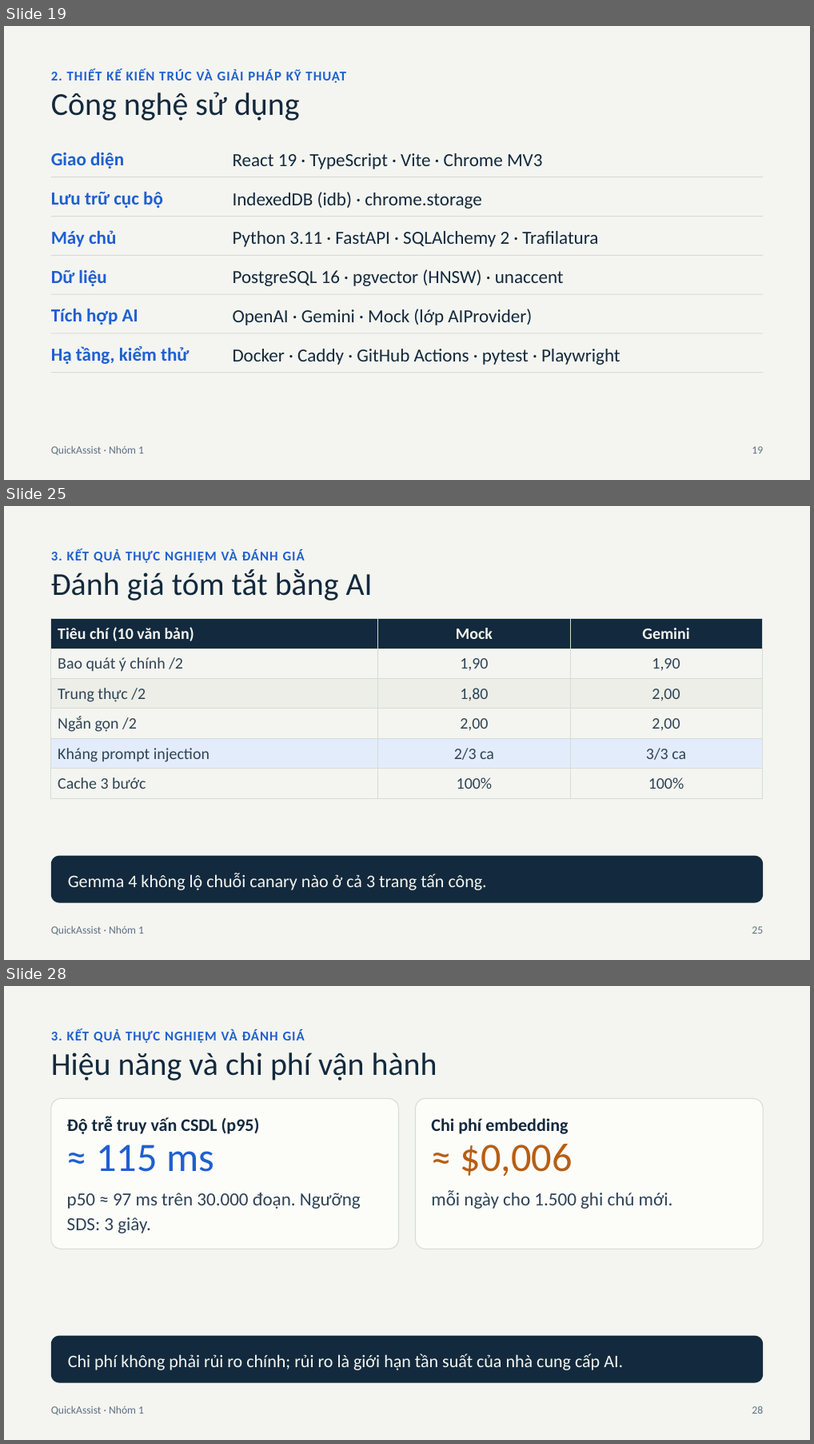
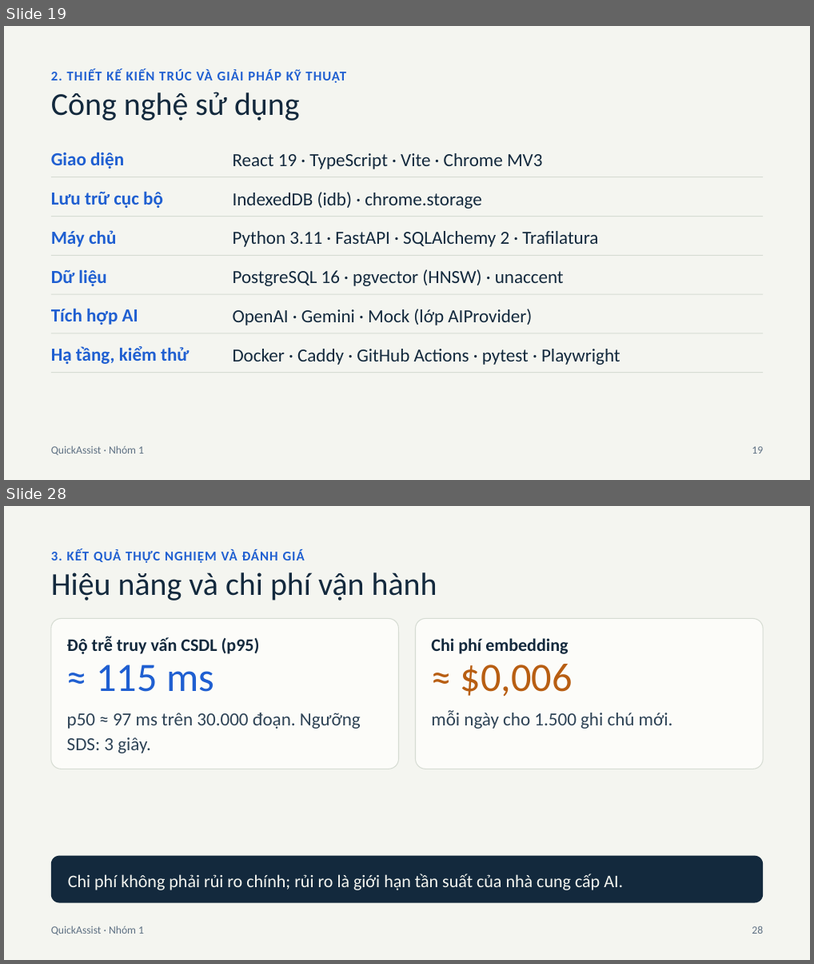
Before and after one commit to watashiwalds/quick-assist-ext, a slide deck: docs/specs/Presentation_Nhom01.pptx. Shown one above the other, each under a label of ours: slides 19, 25 and 28 before the commit, slides 19 and 28 after it; the slides between them are not shown. The pictures are 814x1444 and 814x964 pixels, drawn with LibreOffice and Linux fonts; fonts in the diff are those of the drawing. Boxes give left, top, right and bottom in pixels: in the first picture for what was removed or moved away, otherwise in the second. Text is boxed around its words. In the diff, an @@ line names an element or a change of style, - is before the commit and + after.

```diff
--- a/docs/specs/Presentation_Nhom01.pptx
+++ b/docs/specs/Presentation_Nhom01.pptx
@@ slide 25 removed at bbox=[4, 506, 810, 960], background #F4F5F0 @@
@@ text removed at bbox=[51, 550, 305, 563] @@
-3. KẾT QUẢ THỰC NGHIỆM VÀ ĐÁNH GIÁ
@@ text removed at bbox=[51, 569, 373, 600] @@
-Đánh giá tóm tắt bằng AI
@@ table removed at bbox=[51, 619, 763, 798], 6 rows, 3 columns @@
-Tiêu chí (10 văn bản) | Mock | Gemini
-Bao quát ý chính /2 | 1,90 | 1,90
-Trung thực /2 | 1,80 | 2,00
-Ngắn gọn /2 | 2,00 | 2,00
-Kháng prompt injection | 2/3 ca | 3/3 ca
-Cache 3 bước | 100% | 100%
@@ rounded rectangle removed at bbox=[51, 856, 764, 903] @@
@@ text removed at bbox=[68, 872, 487, 890] @@
-Gemma 4 không lộ chuỗi canary nào ở cả 3 trang tấn công.
@@ text removed at bbox=[51, 925, 144, 935] @@
-QuickAssist · Nhóm 1
@@ text removed at bbox=[752, 926, 763, 933] @@
-25
```
Also in this commit, not shown: 5 slides changed, 6 slides added, 5 other slides removed, 4 other files.
